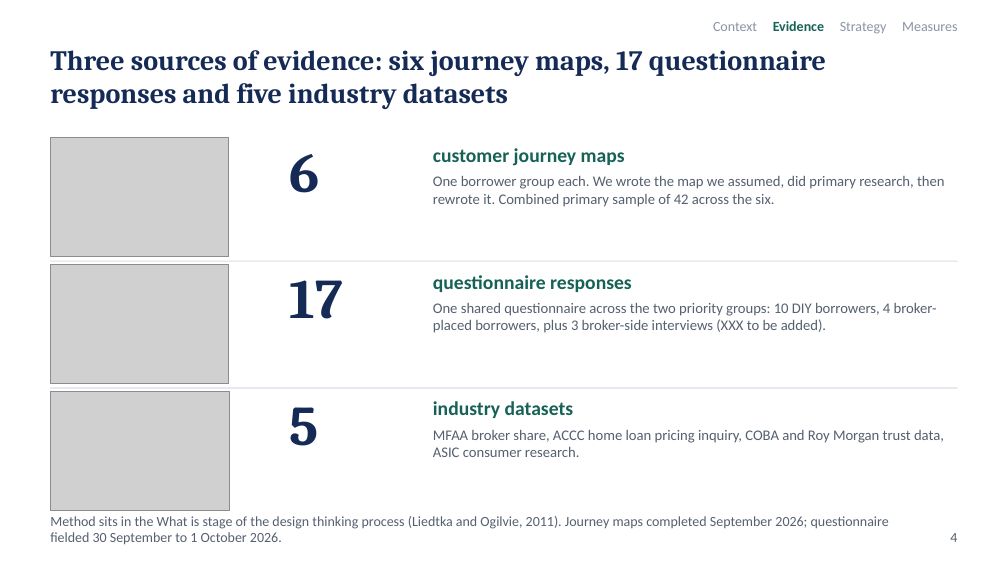
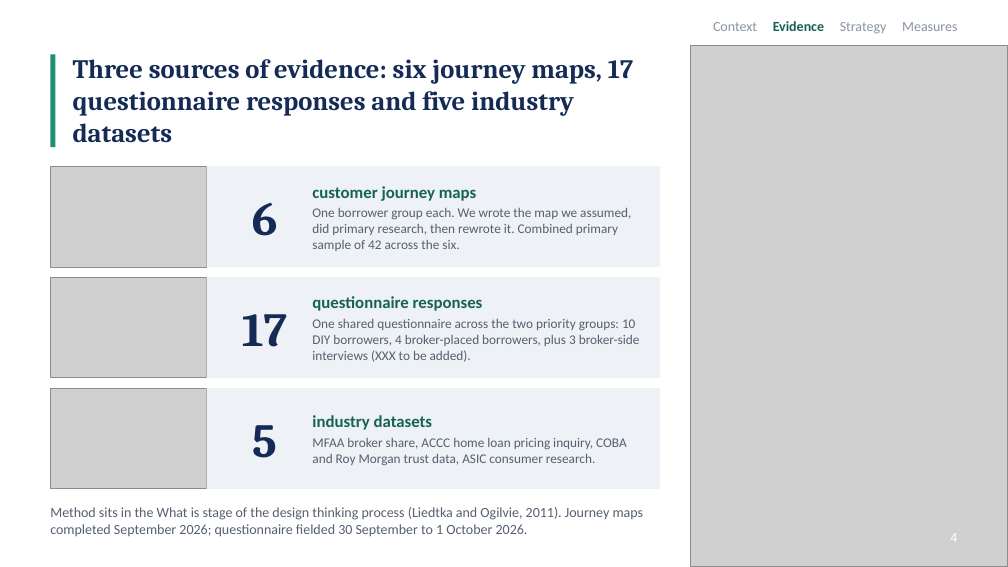
Before and after one commit to Dhurtado10/MKT_Group_Presentation, a slide deck: slide 4 of AMB_Draft_4_remaster_wip.pptx. Drawn at 1008x567 pixels with LibreOffice and Linux fonts; fonts in the diff are those of the drawing; grey boxes stand for pictures. Boxes give left, top, right and bottom in pixels: in the first picture for what was removed or moved away, otherwise in the second. Text is boxed around its words. In the diff, an @@ line names an element or a change of style, - is before the commit and + after.

```diff
--- a/AMB_Draft_4_remaster_wip.pptx
+++ b/AMB_Draft_4_remaster_wip.pptx
@@ rectangle added at (50,54,55,147), fill #1F8F74 @@
@@ text "Three sources of evidence: six ...": place and size @@
-text "Three sources of evidence: six ..." at (50,50,826,109)
+text "Three sources of evidence: six ..." at (73,59,633,143)
@@ text "Three sources of evidence: six ..." at (73,59,633,143): size 20 to 19 pt @@
@@ picture added at (690,45,1008,566) @@
@@ picture: place and size @@
-picture at (50,138,229,257)
+picture at (50,166,207,267)
@@ rectangle: place and size @@
-rectangle at (50,261,958,262)
+rectangle at (207,166,660,267)
@@ rectangle at (207,166,660,267): fill #D9DEE7 to #EEF1F6 @@
@@ size 40 to 34 pt; alignment left to centre; vertical alignment top to middle in 3 elements at (252,425,277,458), (242,314,287,347), (252,202,278,236) @@
@@ text "6": place and size @@
-text "6" at (290,154,320,193)
+text "6" at (252,202,278,236)
@@ text "customer journey maps": place and size @@
-text "customer journey maps" at (433,148,945,207)
+text "customer journey maps" at (312,186,631,251)
@@ text "customer journey maps" at (312,186,631,251): size 14 to 12 pt in "customer journey maps"; size 10.5 to 9.5 pt in "One borrower group each. We wrote the ..."; less space between paragraphs; vertical alignment top to middle @@
@@ picture: place and size @@
-picture at (50,264,229,383)
+picture at (50,277,207,378)
@@ rectangle at (207,277,660,378): fill #D9DEE7 to #EEF1F6 @@
@@ rectangle: place and size @@
-rectangle at (50,387,958,388)
+rectangle at (207,277,660,378)
@@ text "17": place and size @@
-text "17" at (290,280,343,319)
+text "17" at (242,314,287,347)
@@ text "questionnaire responses": place and size @@
-text "questionnaire responses" at (433,275,937,333)
+text "questionnaire responses" at (312,296,640,362)
@@ text "questionnaire responses" at (312,296,640,362): size 14 to 12 pt in "questionnaire responses"; size 10.5 to 9.5 pt in "One shared questionnaire across the two priority ..."; less space between paragraphs; vertical alignment top to middle @@
@@ picture: place and size @@
-picture at (50,391,229,510)
+picture at (50,388,207,489)
@@ rectangle added at (207,388,660,489), fill #EEF1F6 @@
@@ text "5": place and size @@
-text "5" at (290,407,319,446)
+text "5" at (252,425,277,458)
@@ text "industry datasets": place and size @@
-text "industry datasets" at (433,401,944,457)
+text "industry datasets" at (312,415,627,465)
@@ text "industry datasets" at (312,415,627,465): size 14 to 12 pt in "industry datasets"; size 10.5 to 9.5 pt in "MFAA broker share, ACCC home loan pricing ..."; less space between paragraphs; vertical alignment top to middle @@
@@ text "Method sits in the What ..." rewrapped from (50,516,889,545) to (50,507,644,536) @@
@@ text "4" at (950,534,957,540): text colour #556070 to #FFFFFF @@
```
Also in this commit, not shown: 6 other files.
